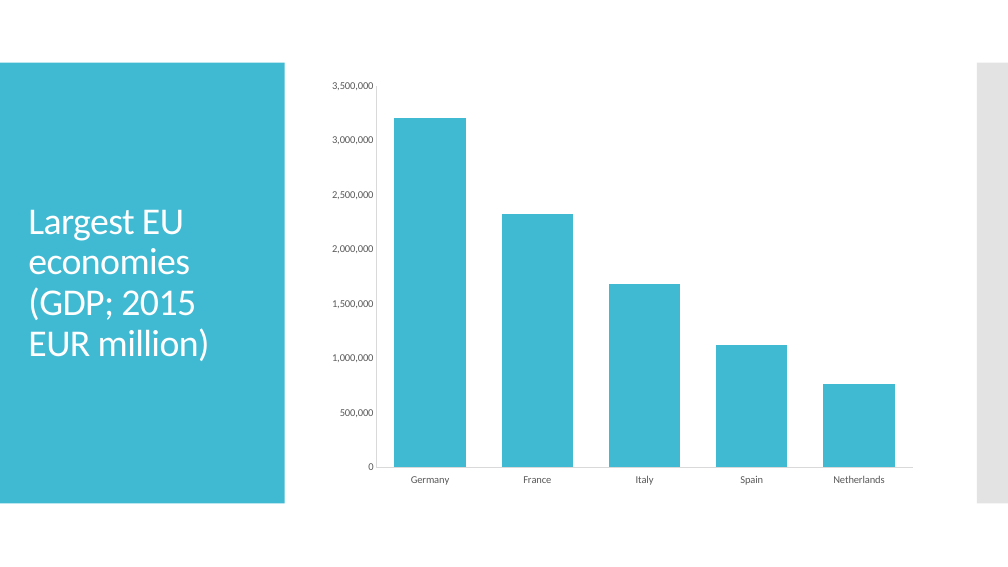
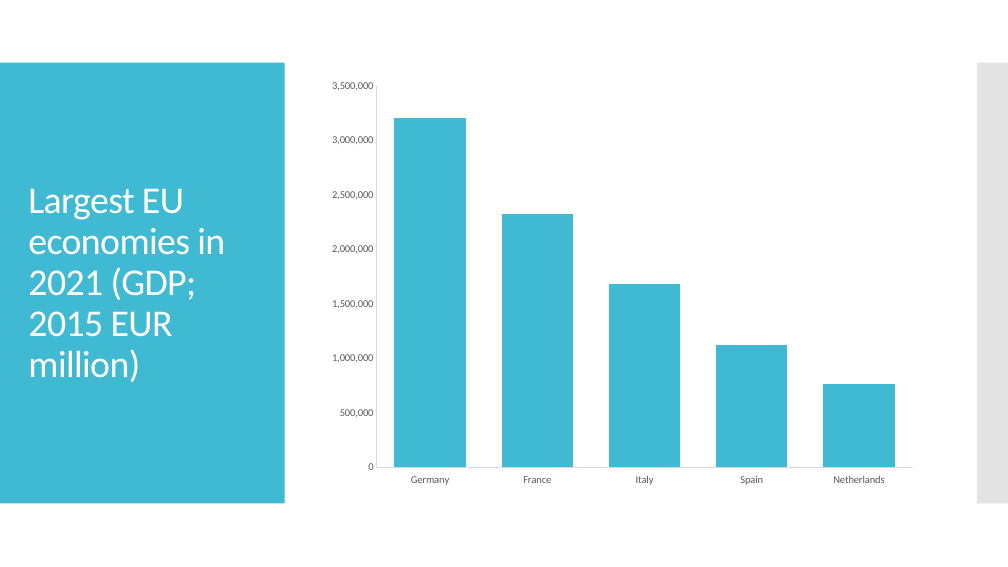
Before and after one commit to dstaermans/auto_powerpoint_demo, a slide deck: slide 3 of output.pptx. Drawn at 1008x567 pixels with LibreOffice and Linux fonts; fonts in the diff are those of the drawing. Boxes give left, top, right and bottom in pixels: in the first picture for what was removed or moved away, otherwise in the second. Text is boxed around its words. In the diff, an @@ line names an element or a change of style, - is before the commit and + after.

```diff
--- a/output.pptx
+++ b/output.pptx
@@ title at box(28, 188, 225, 382): text changed @@
-Largest EU economies (GDP; 2015 EUR million)
+Largest EU economies in 2021 (GDP; 2015 EUR million)
```
Also in this commit, not shown: 2 slides added, 6 other files.
